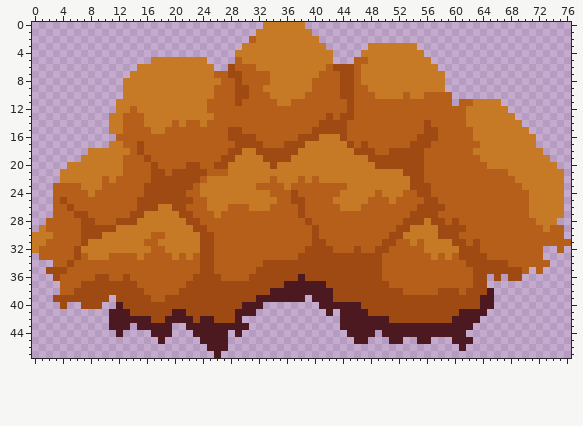
Pixel-art file: Assets/Sprites/Props/tree-autumn-leaves-2.ase. Above, as it was before the edit.
77x48 pixels, 1 frame.
After:
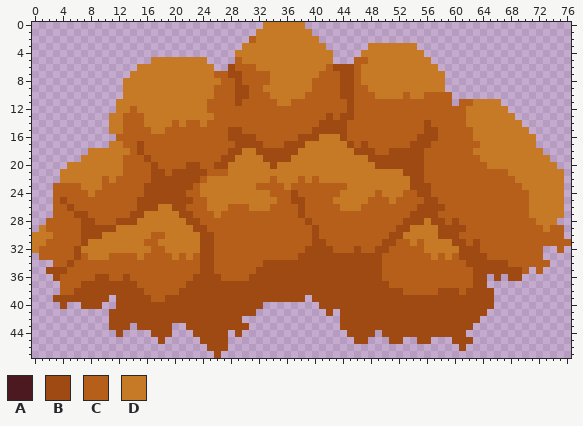
Palette (. is transparent): A #4b191f  B #9f4a12  C #b65f1b  D #c77a25
Change:
Colour B replaces colour A in row 36 at x 38; in row 37 at x 36 to 41; in row 38 at x 34 to 42 and 65; in row 39 at x 32 to 38, 40 to 42 and 64 to 65; in row 40 at x 12, 30 to 32, 41 to 46 and 64 to 65; in row 41 at x 11 to 13, 20 to 21, 29 to 31, 42, 44 to 47 and 61 to 64.
Colour B replaces colour A in row 42 at x 11 to 16, 19 to 22, 24 to 25, 29, 44 to 50 and 60 to 63; in row 43 at x 11 to 13, 15 to 19, 22 to 30 and 44 to 62; in row 44 at x 12, 17 to 19, 23 to 27, 29, 45 to 48 and 50 to 61; in row 45 at x 18, 24 to 27, 46 to 47, 51 to 52, 55 to 56 and 60 to 62; in row 46 at x 25 to 27 and 61; in row 47 at x 26.
Boxes around the changes in both pictures, in picture pixels (x1, y1, x2, y2):
changed: (109, 274, 494, 358)
